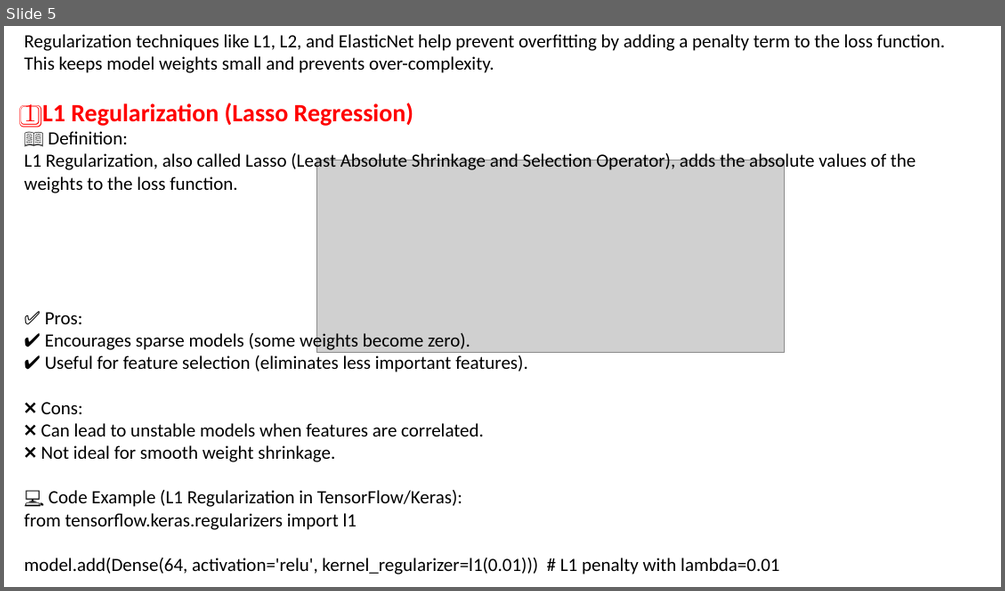
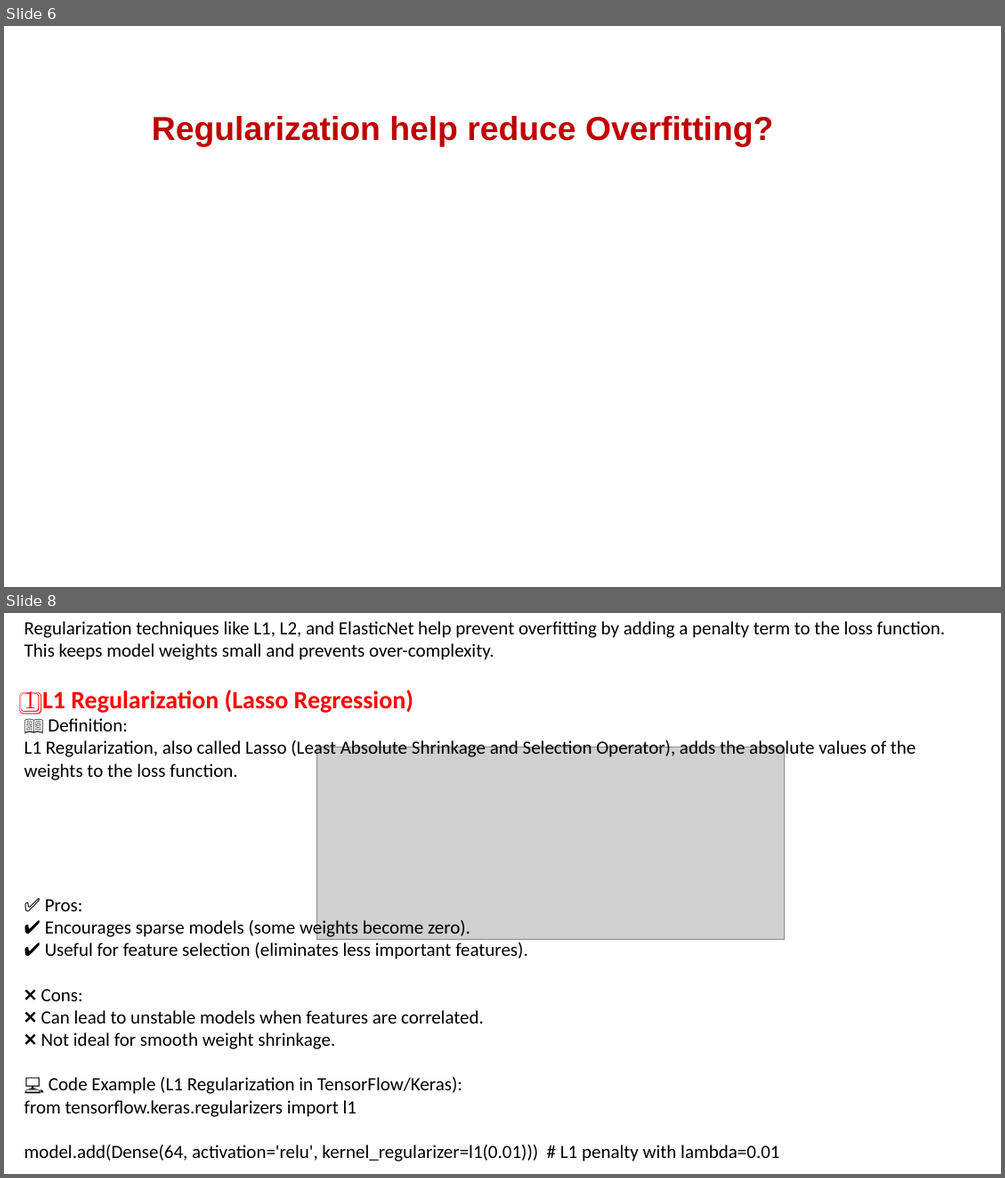
Before and after one commit to shahil04/ds_materials, a slide deck: 9.Deep_learning/class_4_module_9_deep learning_Regularization,CallBacks_drouput_batchNormalization_Weight_hyper_parameter.pptx. Shown one above the other, each under a label of ours: slide 5 before the commit, slides 6 and 8 after it; the slides between them are not shown. The pictures are 1005x591 and 1005x1178 pixels, drawn with LibreOffice and Linux fonts; fonts in the diff are those of the drawing; grey boxes stand for pictures. Boxes give left, top, right and bottom in pixels: in the first picture for what was removed or moved away, otherwise in the second. Text is boxed around its words. In the diff, an @@ line names an element or a change of style, - is before the commit and + after.

```diff
--- a/9.Deep_learning/class_4_module_9_deep learning_Regularization,CallBacks_drouput_batchNormalization_Weight_hyper_parameter.pptx
+++ b/9.Deep_learning/class_4_module_9_deep learning_Regularization,CallBacks_drouput_batchNormalization_Weight_hyper_parameter.pptx
@@ slide 6 added at box(4, 26, 1001, 587), background #FFFFFF @@
@@ text added at box(152, 116, 773, 147), 32 pt, text #C00000, bold @@
+Regularization help reduce Overfitting?
@@ what was slide 5 is now slide 8 @@
```
Also in this commit, not shown: 6 slides changed, 8 other slides added, 2 slides removed, 9 other files.
